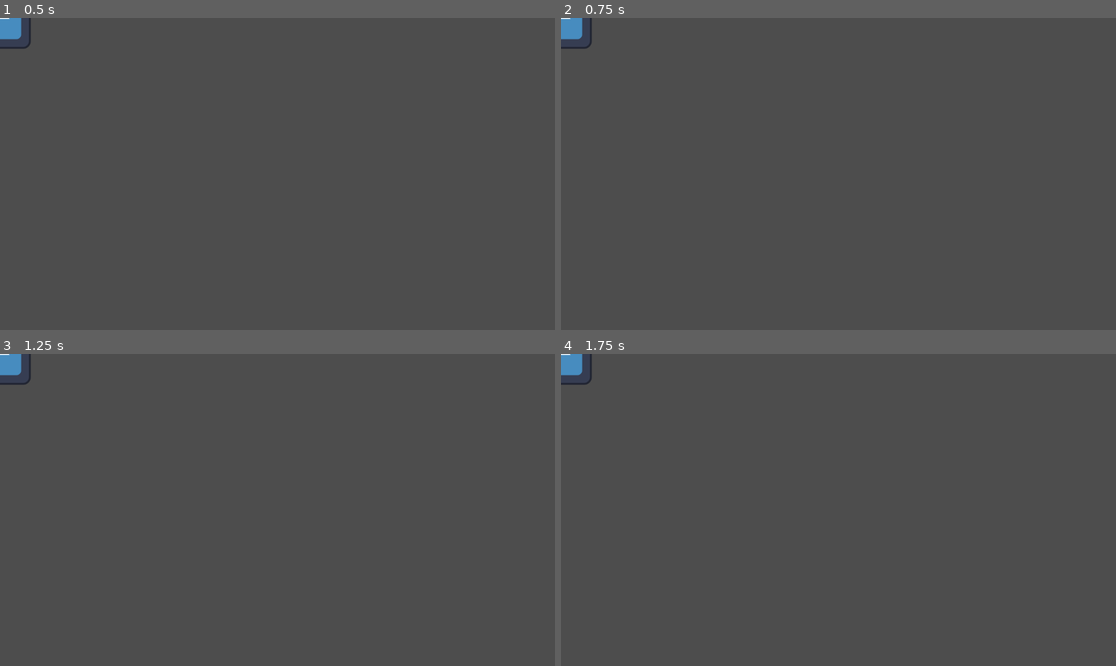
Above: before the commit, frames 1-4 (two rows, left to right).
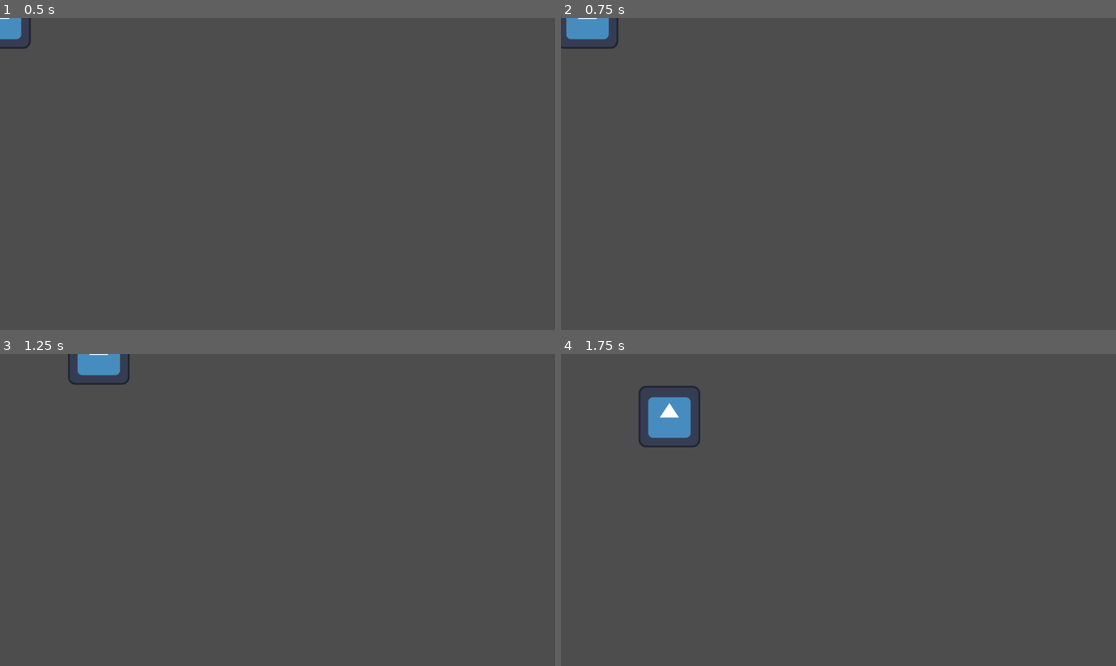
Above: after the commit, the same moments.

Repository: elnachoes/SpawnerSyncerSandbox
Game: Godot game, scene res://player/player.tscn
Same seed, same stepped clock (60 frames per second), same inputs: the game is played once before the commit and once after it. This scene is started directly instead of the project's main scene. The engine's default icon, where the game draws it, is replaced by a stand-in: a white triangle on a blue panel in a dark square.
Inputs:
- Up to frame 1 (0.5 s): no input
- Up to frame 2 (0.75 s): tap Enter at 0.5 s; hold D (right) from 0.53 s (still down)
- Up to frame 3 (1.25 s): keep holding D (right)
- Up to frame 4 (1.75 s): release D (right) at 1.28 s; hold S (down) from 1.28 s (still down)

Frame 1 is identical in both runs. In frame 2, 0.5% of the frame differs, in the area x 0-11%, y 0-10%; in frame 3, 1.0%; in frame 4, 1.6%, in the area x 0-26%, y 0-30%.

Commit message:
separate p2p player input sync from server-auth player

Diff:
--- a/game/game.gd
+++ b/game/game.gd
@@ -1,12 +1,10 @@
 extends Node
 
 @onready var menu := $Menu as Menu
-@onready var player_spawn_location = $"PlayerSpawnLocation"
-@onready var player_spawn = $"PlayerSpawn"
+@onready var player_spawn_location := $PlayerSpawnLocation as Marker2D
+@onready var players := $Players as Node
 
-const MAX_CLIENTS = 4
-
-var player_scene = load("res://player/player.tscn")
+var player_scene = load("res://player/player.tscn") as PackedScene
 
 
 func _ready():
@@ -15,7 +13,7 @@
 
 
 func create_server(port: int, max_players: int, headless: bool):
-	var max_clients = max_players - 1
+	var max_clients = max_players if headless else max_players - 1
 	var peer = ENetMultiplayerPeer.new()
 	peer.create_server(port, max_clients)
 	multiplayer.multiplayer_peer = peer
@@ -37,9 +35,9 @@
 func create_player(id: int):
 	var player = player_scene.instantiate() as Player
 	player.name = str(id)
-	player.assigned_net_id = id
+	player.input_peer_id = id
 	player.position = player_spawn_location.position
-	player_spawn.call_deferred("add_child", player)
+	players.add_child(player)
 
 
 func handle_client_connected(id: int):
@@ -47,8 +45,8 @@
 
 
 func handle_client_disconnected(id: int):
-	if player_spawn.has_node(str(id)):
-		player_spawn.get_node(str(id)).queue_free()
+	if players.has_node(str(id)):
+		players.get_node(str(id)).queue_free()
 
 
 func handle_server_disconnected():
--- a/game/game.tscn
+++ b/game/game.tscn
@@ -8,11 +8,11 @@
 
 [node name="Menu" parent="." instance=ExtResource("2_6u1ph")]
 
-[node name="MultiplayerSpawner" type="MultiplayerSpawner" parent="."]
+[node name="PlayerSpawner" type="MultiplayerSpawner" parent="."]
 _spawnable_scenes = PackedStringArray("res://player/player.tscn")
-spawn_path = NodePath("../PlayerSpawn")
+spawn_path = NodePath("../Players")
 
-[node name="PlayerSpawn" type="Node" parent="."]
+[node name="Players" type="Node" parent="."]
 
 [node name="PlayerSpawnLocation" type="Marker2D" parent="."]
 position = Vector2(576, 320)
--- /dev/null
+++ b/player/inputs.gd
@@ -0,0 +1,9 @@
+class_name PlayerInputs
+extends Node
+
+@export var direction = Vector2()
+
+
+func _physics_process(_delta):
+	if is_multiplayer_authority():
+		direction = Vector2(Input.get_axis("left", "right"), Input.get_axis("up", "down"))
--- a/player/player.gd
+++ b/player/player.gd
@@ -3,24 +3,16 @@
 
 const SPEED = 300.0
 
-var assigned_net_id = 0
+@export var input_peer_id := 1
 
-func is_controlled_by_server() -> bool : return multiplayer.is_server() and assigned_net_id == 1
+@onready var inputs := $Inputs as PlayerInputs
+
+
+func _ready():
+	inputs.set_multiplayer_authority(input_peer_id)
+
 
 func _physics_process(_delta):
-	# if the player is a client send the input to server and it will handle movement
-	# the changing position will come back through the synchronizer
-	var input_direction = Vector2(Input.get_axis("left", "right"), Input.get_axis("up", "down"))
-
-	if is_controlled_by_server():
-		handle_input(input_direction)
-
 	if multiplayer.is_server():
+		velocity = inputs.direction.normalized() * SPEED
 		move_and_slide()
-	else:
-		handle_input.rpc_id(1, input_direction)
-
-@rpc("any_peer", "call_remote", "unreliable")
-func handle_input(input_direction : Vector2):
-	if multiplayer.get_remote_sender_id() == assigned_net_id or is_controlled_by_server():
-		velocity = input_direction.normalized() * SPEED
--- a/player/player.tscn
+++ b/player/player.tscn
@@ -1,7 +1,14 @@
-[gd_scene load_steps=5 format=3 uid="uid://c8vc5itmb81xy"]
+[gd_scene load_steps=7 format=3 uid="uid://c8vc5itmb81xy"]
 
 [ext_resource type="Script" path="res://player/player.gd" id="1_40fkp"]
 [ext_resource type="Texture2D" uid="uid://de2ox2pf1438u" path="res://icon.svg" id="2_2cnvf"]
+[ext_resource type="Script" path="res://player/inputs.gd" id="2_5tppn"]
+
+[sub_resource type="SceneReplicationConfig" id="SceneReplicationConfig_cge41"]
+properties/0/path = NodePath(".:direction")
+properties/0/spawn = true
+properties/0/sync = true
+properties/0/watch = false
 
 [sub_resource type="CircleShape2D" id="CircleShape2D_h6gf5"]
 
@@ -10,9 +17,19 @@
 properties/0/spawn = true
 properties/0/sync = true
 properties/0/watch = false
+properties/1/path = NodePath(".:input_peer_id")
+properties/1/spawn = true
+properties/1/sync = false
+properties/1/watch = false
 
 [node name="Player" type="CharacterBody2D"]
 script = ExtResource("1_40fkp")
+
+[node name="Inputs" type="Node" parent="."]
+script = ExtResource("2_5tppn")
+
+[node name="MultiplayerSynchronizer" type="MultiplayerSynchronizer" parent="Inputs"]
+replication_config = SubResource("SceneReplicationConfig_cge41")
 
 [node name="Sprite2D" type="Sprite2D" parent="."]
 texture = ExtResource("2_2cnvf")
Not shown, added: GameServiceArchitecture.png.import
